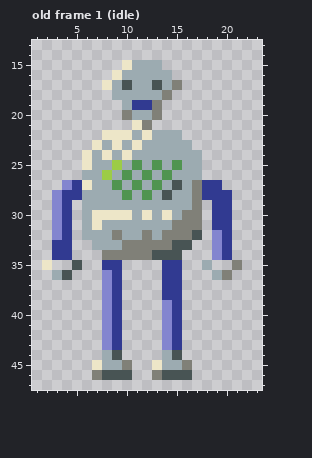
Pixel-art file: resources/robot.aseprite. The first picture shows the starting point.
24x48 pixels, 29 frames. Shown: old frame 1 (idle): x 1..23, y 13..47. The commit also changed other frames, which this record leaves out.
Now the later version:
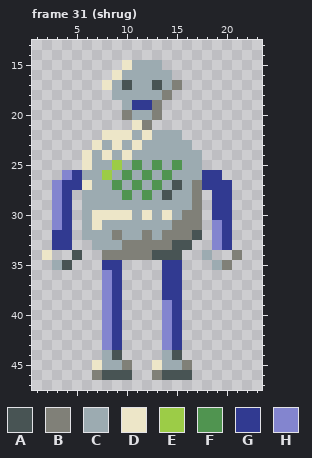
Palette (. is transparent): A #485454  B #808078  C #9cabb1  D #ede6c8  E #9ccc47  F #509450  G #313a91  H #8385cf
A new or re-ordered frame is compared with the old frame closest to it.
Message: Working on ink demo file and robot sprite
Change:
frames 29 -> 34
Frame 31 (shrug) is new; against old frame 1 (idle), layer "Layer 2":
y 26: x 4..5 .. -> HG; x 18..19 .. -> GG
y 27: x 3..4 .H -> HG; x 20 . -> G
y 28: x 5 G -> .; x 18 G -> .
y 31: x 19 G -> H
y 32: x 3 H -> G
y 34: x 2..5 .GG. -> D..A; x 18..21 .HG. -> C..B
y 35: x 2..5 D..A -> .CA.; x 18..21 C..B -> .CB.
y 36: x 3..4 CA -> ..; x 19..20 CB -> ..
Changed places in both pictures, as pixel boxes (x1, y1, x2, y2):
changed: (42, 170, 82, 280)
changed: (202, 170, 242, 280)
